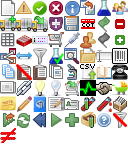
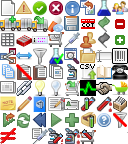
Layered file, before and after one edit (w=128, h=144). Changes by layer:
removed layer "data diff" over box(0, 128, 16, 144)
removed layer "Security_16x16.png" over box(49, 17, 63, 31)
removed layer "path_review_16x16.png" over box(67, 64, 77, 80)
renamed "Background" to "16x16.png", painted on it over box(0, 16, 128, 144)
